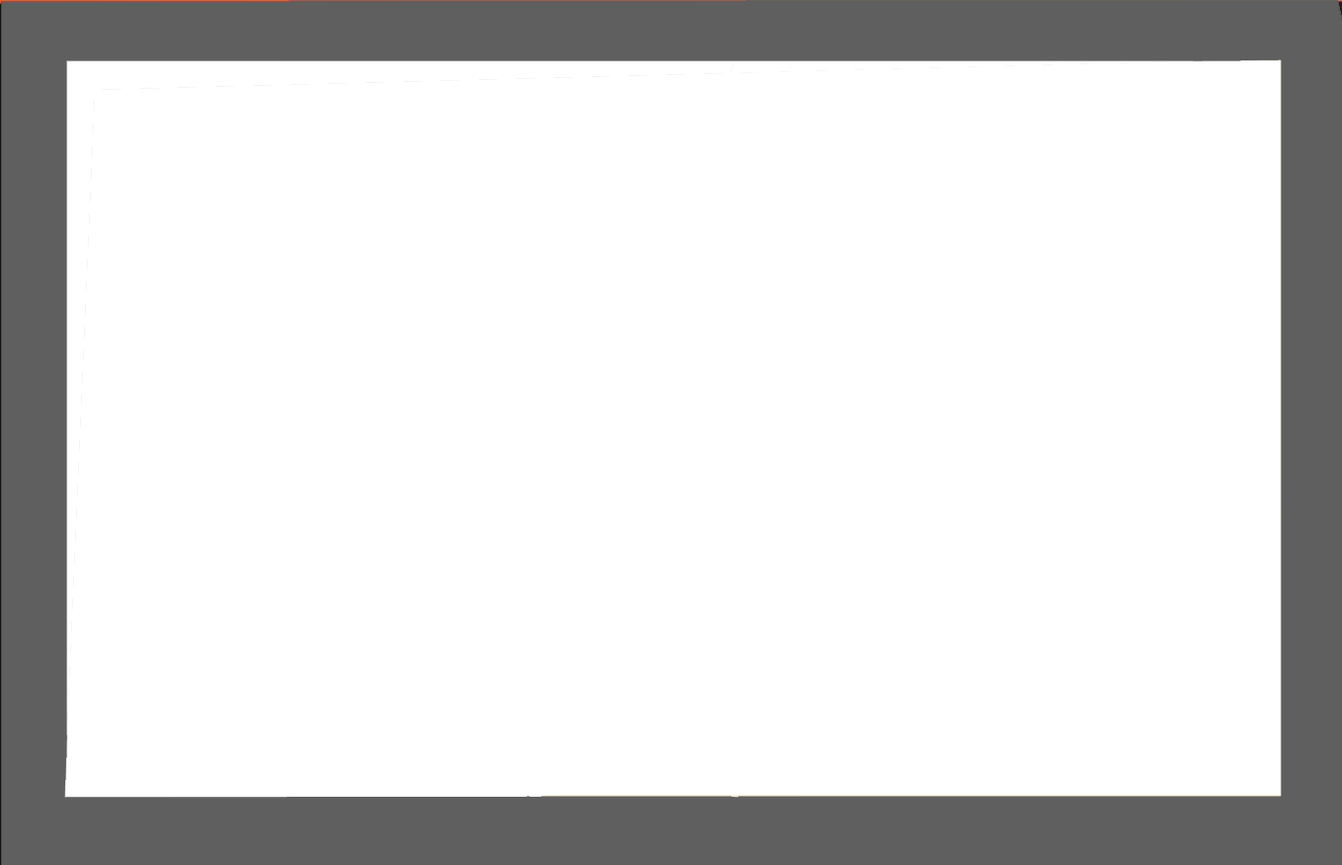
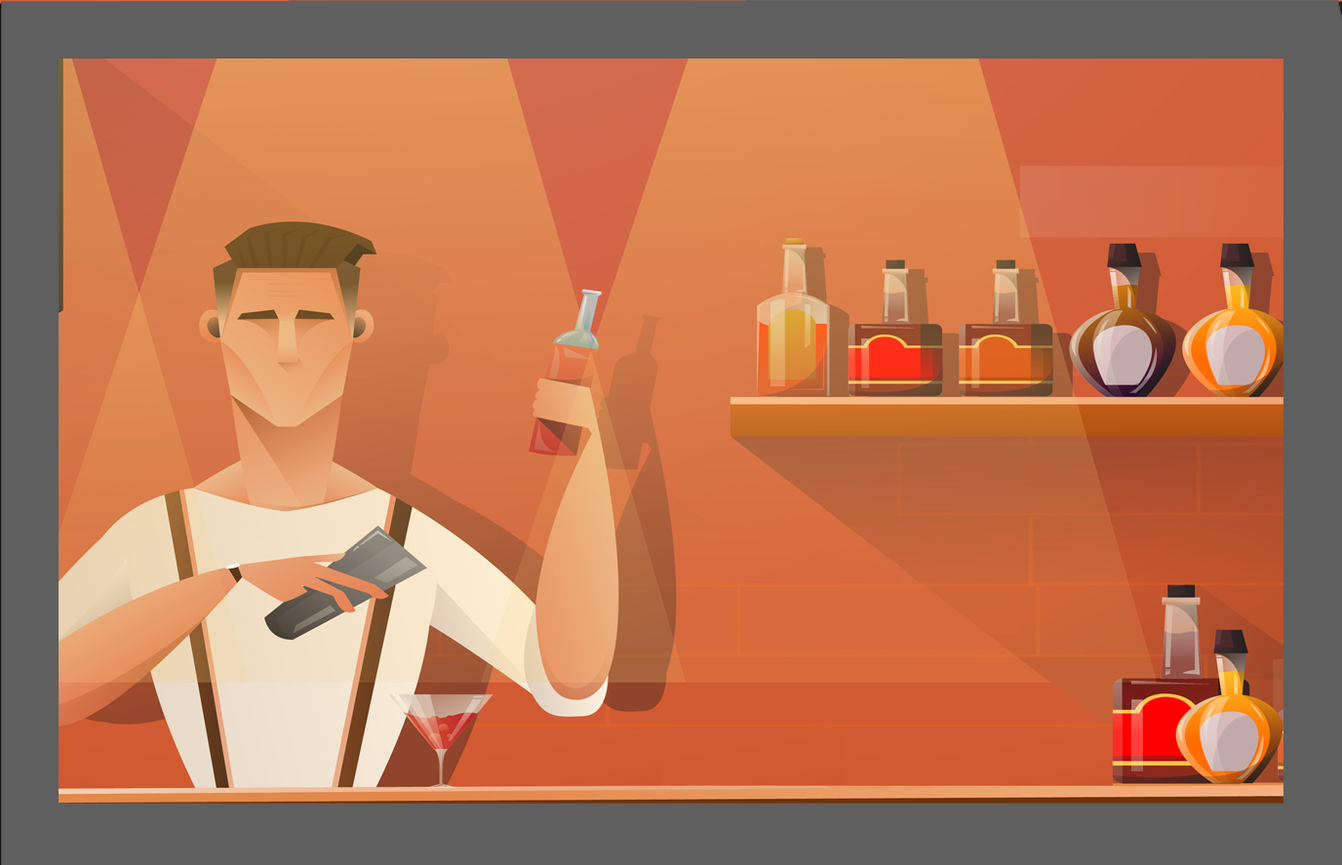
Revision of a layered 1342 x 865 image; what changed, layer by layer:
added layer "Слой 2" above "Слой 1" over [58, 58, 1284, 804]
